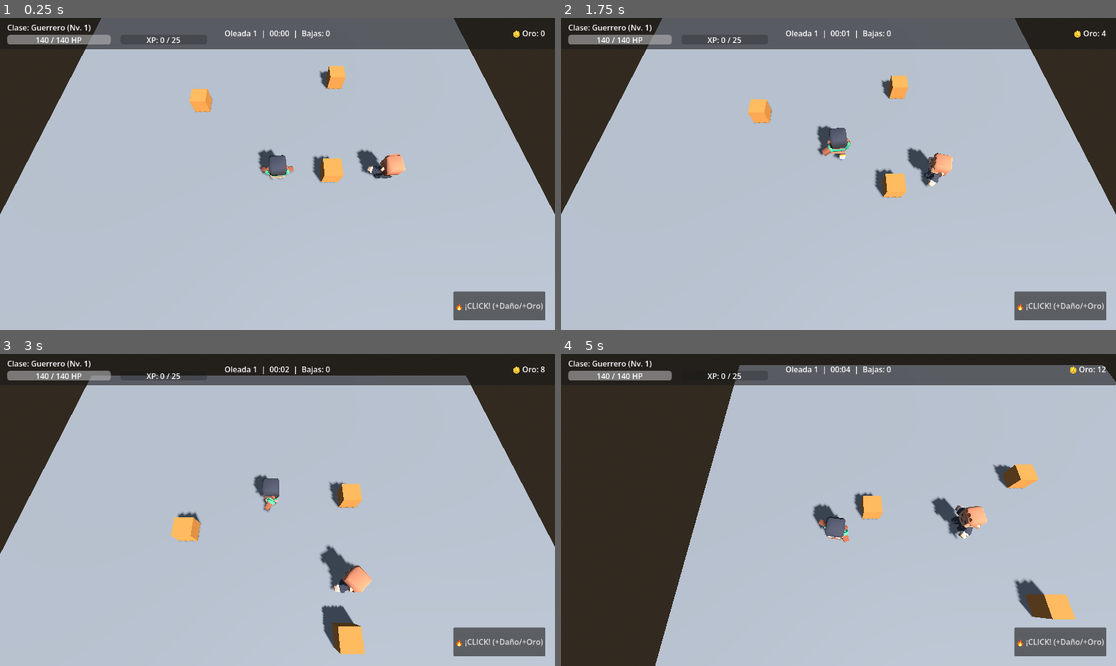
Above: before the commit, frames 1-4 (two rows, left to right).
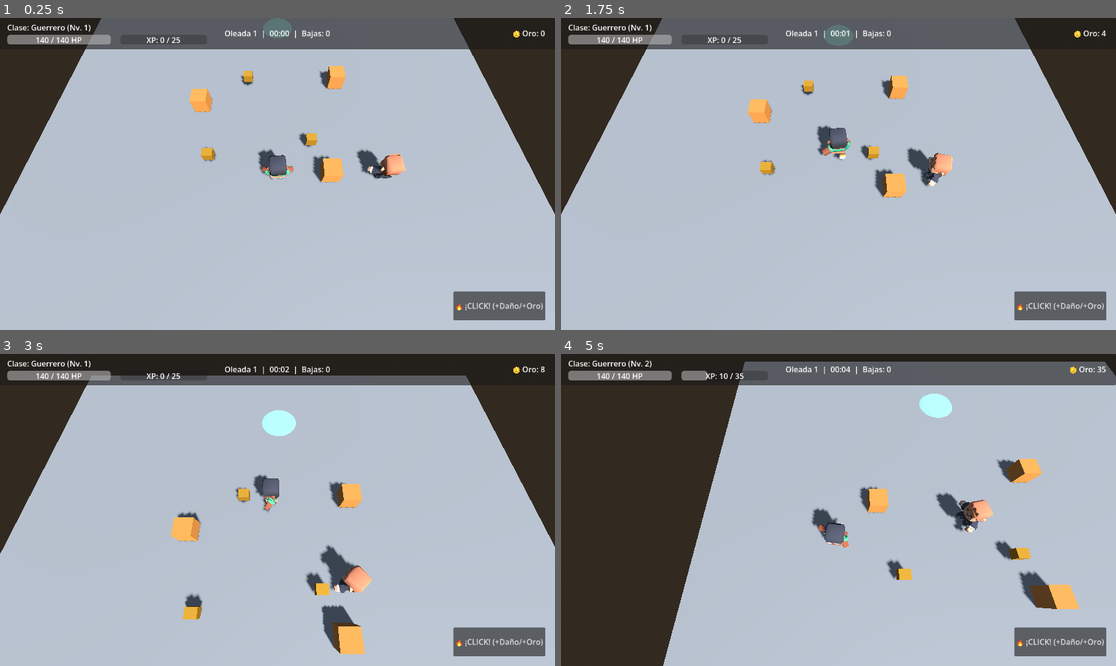
Above: after the commit, the same moments.

Repository: Project-Duplaa/Click-the-button-3D
Game: Godot game, scene res://main.tscn
The game is run twice, just before and just after one commit, with the same random seed, the same clock (stepped at 60 frames per second) and the same inputs.
Inputs (mouse positions are in pixels of both pictures, inside the frame that each line leads up to):
- Up to frame 1 (0.25 s): no input
- Up to frame 2 (1.75 s): click "🔥 ¡CLICK! (+Daño/+Oro)" at 0.5 s; move the mouse to (810, 236) at 1.27 s; hold W (move_up) from 1.28 s (still down); hold Shift (correr) from 1.28 s (still down); click (810, 236) at 1.42 s
- Up to frame 3 (3 s): move the mouse to (444, 556) at 2.02 s; release Shift (correr) at 2.03 s; tap Shift (correr) at 2.1 s; click (444, 556) at 2.17 s; move the mouse to (111, 463) at 2.77 s; release W (move_up) at 2.78 s; hold A (move_left) from 2.78 s (still down); hold Shift (correr) from 2.78 s (still down); click (111, 463) at 2.92 s
- Up to frame 4 (5 s): move the mouse to (866, 510) at 3.52 s; release Shift (correr) at 3.53 s; tap Shift (correr) at 3.6 s; click (866, 510) at 3.67 s; move the mouse to (755, 432) at 4.27 s; release A (move_left) at 4.28 s; hold S (move_down) from 4.28 s (still down); hold Shift (correr) from 4.28 s (still down); click (755, 432) at 4.42 s

The runs differ from the first frame. In frame 1, 0.5% of the frame differs, in the area x 36-58%, y 0-47%; in frame 2, 0.6%; in frame 3, 1.0%; in frame 4, 5.8%, in the area x 15-100%, y 2-100%.

Commit message:
T10 Avance - conectar anomalia, cofres, salud y ciclo jugable

Diff:
--- a/cofre.gd
+++ b/cofre.gd
@@ -7,10 +7,17 @@
 func _ready():
 	add_to_group("objetivos")
 	body_entered.connect(_al_entrar)
+	mouse_entered.connect(_on_mouse_entered)
 
 func _al_entrar(cuerpo):
 	if not cuerpo.is_in_group("jugador"):
 		return
+	recolectar()
+
+func _on_mouse_entered():
+	recolectar()
+
+func recolectar():
 	# queue_free borra al final del cuadro: aquí todavía cuenta.
 	var faltan = get_tree().get_nodes_in_group("objetivos").size() - 1
 	print(name, " +", valor, " · faltan ", faltan, " · cuadro ",
@@ -19,4 +26,8 @@
 	var partida = get_tree().get_first_node_in_group("partida")
 	if partida != null:
 		partida.avisar_meta()
+	var pj = get_tree().get_first_node_in_group("jugador")
+	if pj != null and pj.has_method("recoger_drop"):
+		pj.recoger_drop(0, valor) # +25 Oro
+		pj.recoger_drop(1, 35)    # +35 XP
 	queue_free()
--- a/guardia.gd
+++ b/guardia.gd
@@ -67,8 +67,11 @@
 			anim.play("attack-melee-right")
 			if _reloj_ataque <= 0.001 and d <= rango_ataque + 0.3:
 				_reloj_ataque = cadencia_ataque
-				if jugador != null and jugador.has_method("recibir_dano"):
-					jugador.recibir_dano(dano_ataque)
+				if jugador != null:
+					if jugador.has_node("Salud"):
+						jugador.get_node("Salud").recibir_golpe(int(dano_ataque))
+					if jugador.has_method("recibir_dano"):
+						jugador.recibir_dano(dano_ataque)
 		Estado.BUSCAR:
 			if distancia_a(ultimo_visto) > 0.1:
 				ir_a(ultimo_visto)
--- a/main.tscn
+++ b/main.tscn
@@ -6,6 +6,10 @@
 [ext_resource type="PackedScene" path="res://guardia.tscn" id="4_guardia"]
 [ext_resource type="PackedScene" path="res://click_hud.tscn" id="5_hud"]
 [ext_resource type="Script" path="res://oleadas_spawner.gd" id="6_spawner"]
+[ext_resource type="Script" path="res://partida.gd" id="7_partida"]
+[ext_resource type="Script" path="res://salud.gd" id="8_salud"]
+[ext_resource type="PackedScene" path="res://cofre.tscn" id="9_cofre"]
+[ext_resource type="PackedScene" path="res://salida.tscn" id="10_salida"]
 
 [sub_resource type="ProceduralSkyMaterial" id="CieloMat"]
 
@@ -100,8 +104,32 @@
 [node name="Modelo" parent="Personaje" instance=ExtResource("2_modelo")]
 transform = Transform3D(-2.6, 0, 0, 0, 2.6, 0, 0, 0, -2.6, 0, 0, 0)
 
+[node name="Salud" type="Node" parent="Personaje"]
+script = ExtResource("8_salud")
+vida = 120
+invulnerable = 0.5
+reapariciones = 0
+
 [node name="Guardia" parent="." instance=ExtResource("4_guardia")]
 transform = Transform3D(1, 0, 0, 0, 1, 0, 0, 0, 1, 6, 0, 3)
+
+[node name="Partida" type="Node" parent="."]
+script = ExtResource("7_partida")
+tiempo_limite = 900.0
+gana_con_tiempo = true
+metas = 3
+
+[node name="Cofre1" parent="." instance=ExtResource("9_cofre")]
+transform = Transform3D(1, 0, 0, 0, 1, 0, 0, 0, 1, 2, 0, 1)
+
+[node name="Cofre2" parent="." instance=ExtResource("9_cofre")]
+transform = Transform3D(1, 0, 0, 0, 1, 0, 0, 0, 1, -4, 0, 2)
+
+[node name="Cofre3" parent="." instance=ExtResource("9_cofre")]
+transform = Transform3D(1, 0, 0, 0, 1, 0, 0, 0, 1, -2, 0, -4)
+
+[node name="Salida" parent="." instance=ExtResource("10_salida")]
+transform = Transform3D(1, 0, 0, 0, 1, 0, 0, 0, 1, 0, 0, -10)
 
 [node name="ClickHUD" parent="." instance=ExtResource("5_hud")]
 
